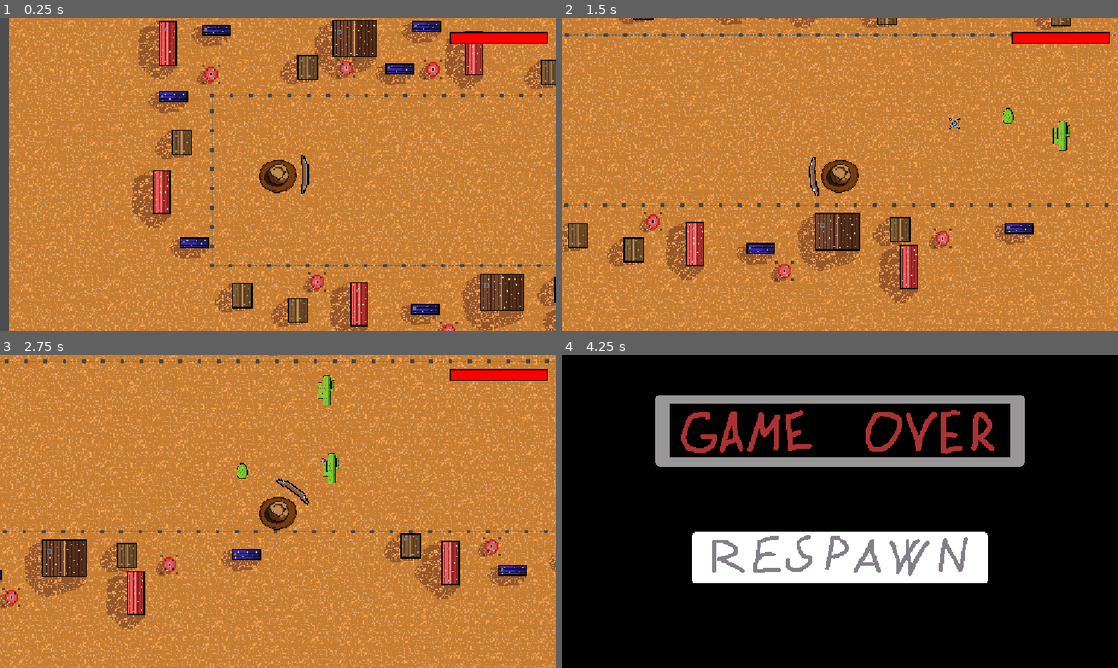
Above: before the commit, frames 1-4 (two rows, left to right).
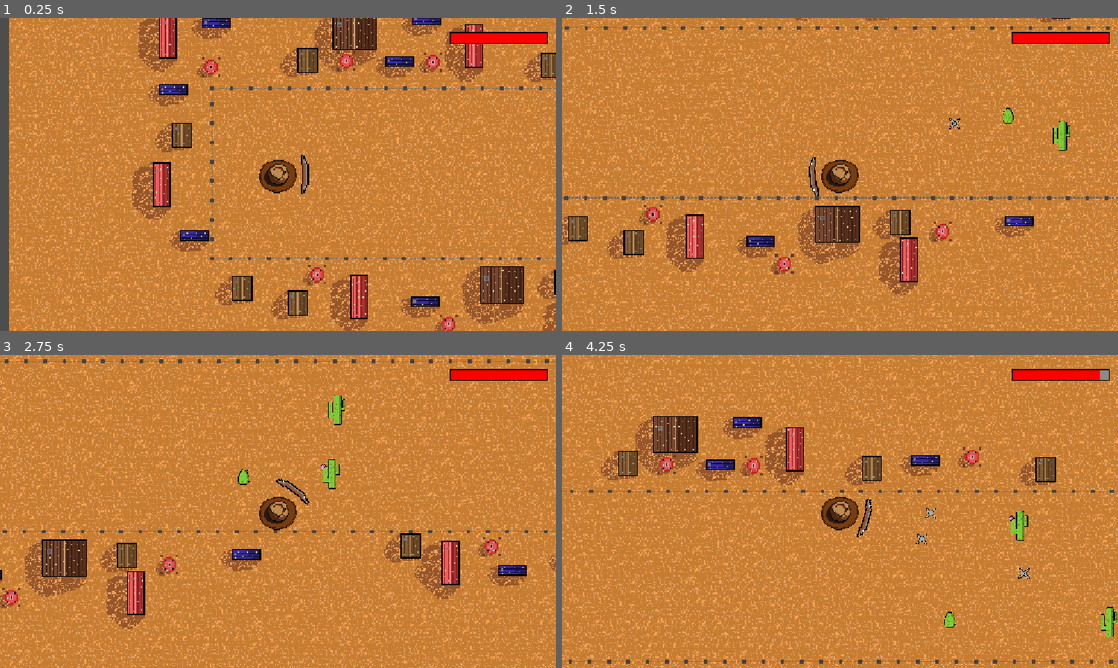
Above: after the commit, the same moments.

Repository: TarMan31/automatic-winner
Game: Godot game, scene res://main.tscn
Same seed, same stepped clock (60 frames per second), same inputs: the game is played once before the commit and once after it.
Inputs (mouse positions are in pixels of both pictures, inside the frame that each line leads up to):
- Up to frame 1 (0.25 s): no input
- Up to frame 2 (1.5 s): tap Enter at 0.5 s; move the mouse to (962, 158) at 0.52 s; hold Right (ui_right) 0.53-1.28 s; move the mouse to (728, 190) at 1.27 s; hold Down (ui_down) from 1.28 s (still down)
- Up to frame 3 (2.75 s): move the mouse to (333, 442) at 2.02 s; release Down (ui_down) at 2.03 s; hold Right (ui_right) from 2.03 s (still down)
- Up to frame 4 (4.25 s): move the mouse to (812, 574) at 2.77 s; release Right (ui_right) at 2.78 s; hold Up (ui_up) 2.78-3.53 s; move the mouse to (1006, 558) at 3.52 s; hold Left (ui_left) from 3.53 s (still down)

The runs differ from the first frame. In frame 1, 35% of the frame differs, in the area x 1-100%, y 0-100%; in frame 2, 34%; in frame 3, 0.7%; in frame 4, 99%, in the area x 0-100%, y 0-100%.

Commit message:
winscreenblaaa

Diff:
--- a/bounce-back/main.gd
+++ b/bounce-back/main.gd
@@ -3,7 +3,7 @@
 signal vsichni_kaktusove_zabiti
 
 var zbyva_kaktusu: int = 0
-
+var brana_otevrena: bool = false
 
 func _ready() -> void:
 	for kaktus in get_tree().get_nodes_in_group("enemy"):
@@ -13,8 +13,13 @@
 
 func _on_kaktus_zabity() -> void:
 	zbyva_kaktusu -= 1
-	print("Zbývá kaktusů: ", zbyva_kaktusu)
 
 	if zbyva_kaktusu == 0:
-		print("Vsichni kaktusi jsou mrtvi!")
+		brana_otevrena = true
 		vsichni_kaktusove_zabiti.emit()
+
+
+func _on_win_zone_body_entered(body: Node2D) -> void:
+	if body.is_in_group("player") and brana_otevrena:
+		$WinUI/YouWin.show()
+		get_tree().set_deferred("paused", true)
--- a/bounce-back/main.tscn
+++ b/bounce-back/main.tscn
@@ -8,12 +8,14 @@
 [ext_resource type="Texture2D" uid="uid://8i2hu0ohgg6v" path="res://cactusmujskztickou.png" id="5_7mycd"]
 [ext_resource type="AudioStream" uid="uid://by00hrcpv7qhm" path="res://mexican_sound.mp3" id="6_7mycd"]
 [ext_resource type="AudioStream" uid="uid://diph2jp6rlktg" path="res://fortinte_death.mp3" id="7_272bh"]
+[ext_resource type="Texture2D" uid="uid://cr00tf847j27r" path="res://you_win.png" id="9_kek77"]
 
 [sub_resource type="CapsuleShape2D" id="CapsuleShape2D_h2yge"]
 radius = 5.357147
-height = 25.0
-radius = 8.928574
-height = 39.285706
+height = 28.571411
+
+[sub_resource type="RectangleShape2D" id="RectangleShape2D_xspls"]
+size = Vector2(23.5, 150)
 
 [node name="Main" type="Node2D" unique_id=608802758]
 script = ExtResource("1_5vw27")
@@ -26,6 +28,7 @@
 position = Vector2(-742, -348)
 
 [node name="Node2D" parent="." unique_id=1587759662 instance=ExtResource("3_7mycd")]
+position = Vector2(0, -6)
 
 [node name="kkts2" parent="." unique_id=1973053176 instance=ExtResource("2_0xm2m")]
 position = Vector2(-199, -365)
@@ -37,12 +40,7 @@
 texture = ExtResource("4_lquwl")
 
 [node name="CollisionShape2D" parent="kkts2" index="1" unique_id=272271106]
-position = Vector2(8, 3.9999995)
-position = Vector2(7, 0)
-texture = ExtResource("4_lquwl")
-
-[node name="CollisionShape2D" parent="kkts2" index="1" unique_id=272271106]
-position = Vector2(7, 3.9999995)
+position = Vector2(8, 4.9999995)
 scale = Vector2(1.12, 0.55999994)
 shape = SubResource("CapsuleShape2D_h2yge")
 
@@ -65,5 +63,23 @@
 [node name="EnemyDeathSound" type="AudioStreamPlayer2D" parent="." unique_id=753086451]
 stream = ExtResource("7_272bh")
 
+[node name="WinZone" type="Area2D" parent="." unique_id=662013323]
+
+[node name="CollisionShape2D" type="CollisionShape2D" parent="WinZone" unique_id=2137391883]
+position = Vector2(679, -349)
+shape = SubResource("RectangleShape2D_xspls")
+
+[node name="WinUI" type="CanvasLayer" parent="." unique_id=1311931148]
+
+[node name="YouWin" type="TextureRect" parent="WinUI" unique_id=1153423289]
+visible = false
+offset_right = 40.0
+offset_bottom = 40.0
+texture = ExtResource("9_kek77")
+expand_mode = 1
+stretch_mode = 5
+
+[connection signal="body_entered" from="WinZone" to="." method="_on_win_zone_body_entered"]
+
 [editable path="kkts2"]
 [editable path="kkts3"]
Binary file added: bounce-back/you_win.png
Not shown, added: bounce-back/you_win.png.import
